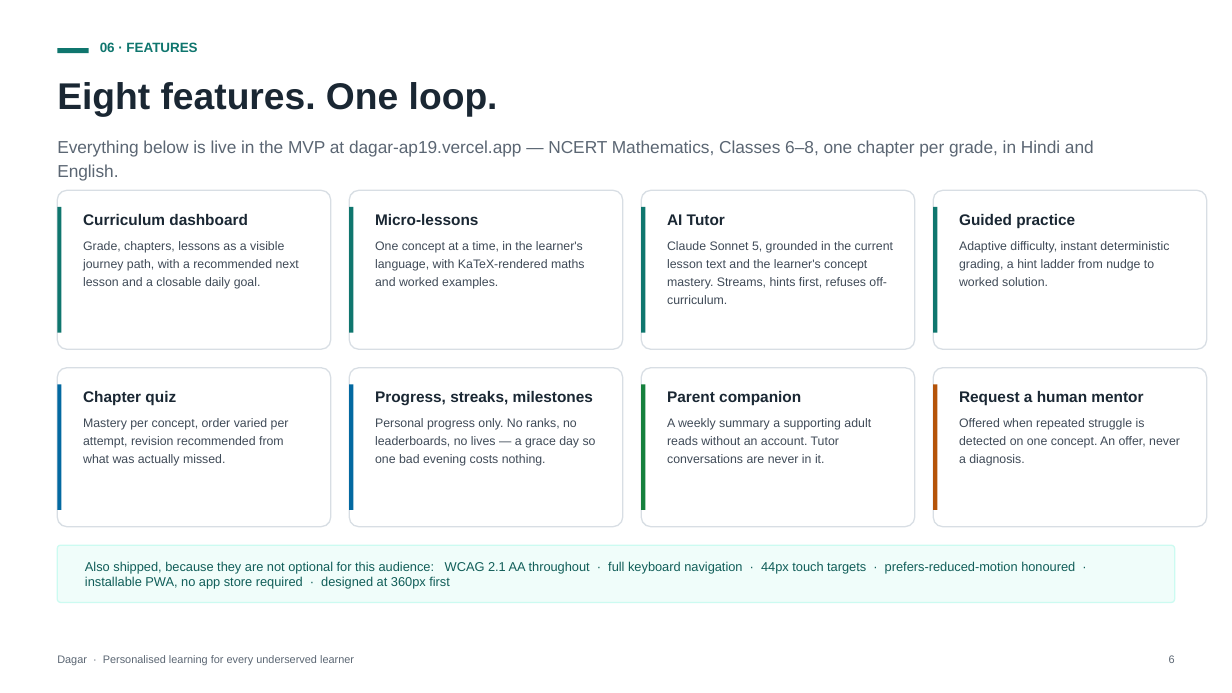
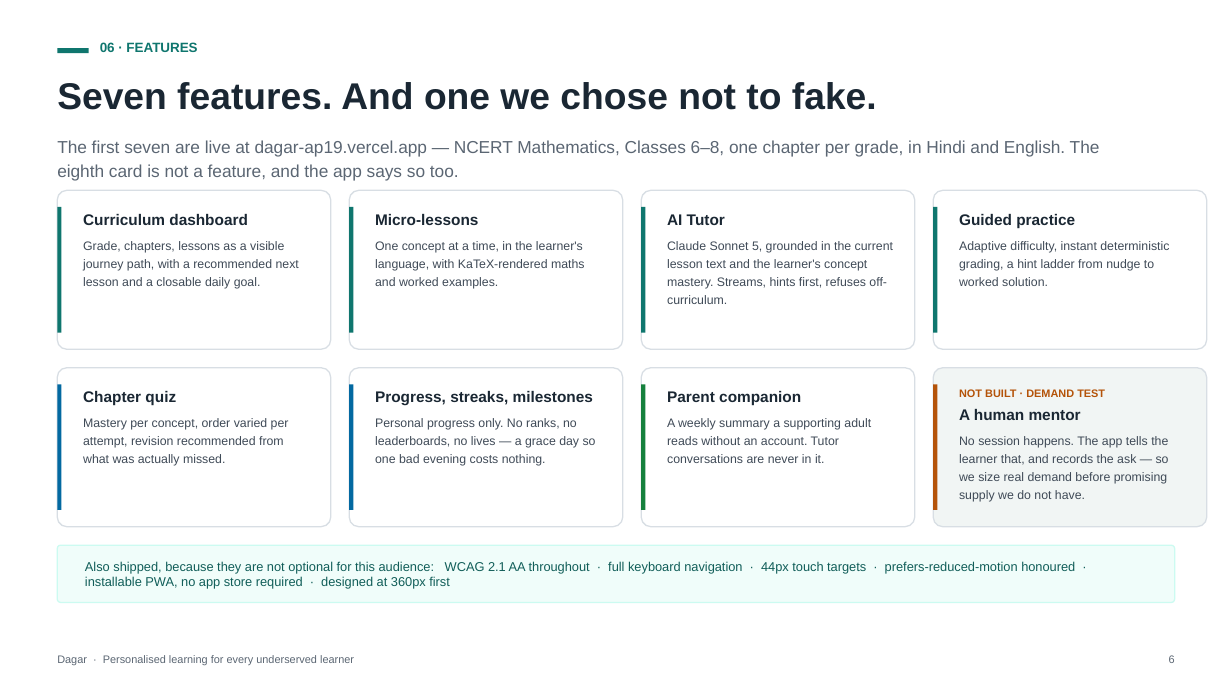
Before and after one commit to ap9650/dagar, a slide deck: slide 7 of docs/deck/Dagar-Pitch-Deck.pptx. Drawn at 1232x693 pixels with LibreOffice and Linux fonts; fonts in the diff are those of the drawing. Boxes give left, top, right and bottom in pixels: in the first picture for what was removed or moved away, otherwise in the second. Text is boxed around its words. In the diff, an @@ line names an element or a change of style, - is before the commit and + after.

```diff
--- a/docs/deck/Dagar-Pitch-Deck.pptx
+++ b/docs/deck/Dagar-Pitch-Deck.pptx
@@ text at (57, 82, 877, 110): text changed @@
-Eight features. One loop.
+Seven features. And one we chose not to fake.
@@ text at (57, 140, 1100, 179): text changed @@
-Everything below is live in the MVP at dagar-ap19.vercel.app — NCERT Mathematics, Classes 6–8, one chapter per grade, in Hindi and English.
+The first seven are live at dagar-ap19.vercel.app — NCERT Mathematics, Classes 6–8, one chapter per grade, in Hindi and English. The eighth card is not a feature, and the app says so too.
@@ rounded rectangle at (933, 368, 1207, 527): fill #FFFFFF to #F1F5F4 @@
@@ text at (959, 389, 1169, 502): text changed @@
-Request a human mentor
-Offered when repeated struggle is detected on one concept. An offer, never a diagnosis.
+NOT BUILT · DEMAND TEST
+A human mentor
+No session happens. The app tells the learner that, and records the ask — so we size real demand before promising supply we do not have.
```
Also in this commit, not shown: 2 other slides changed, 7 other files.
